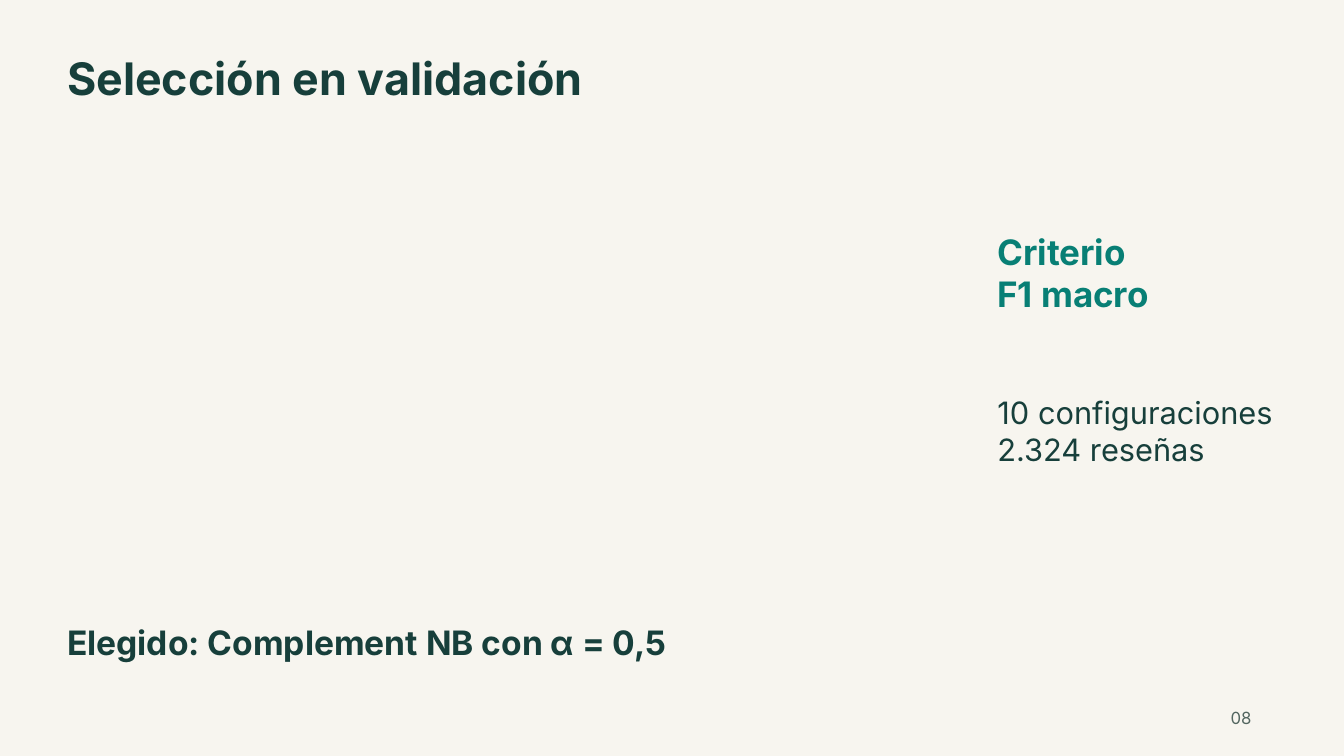
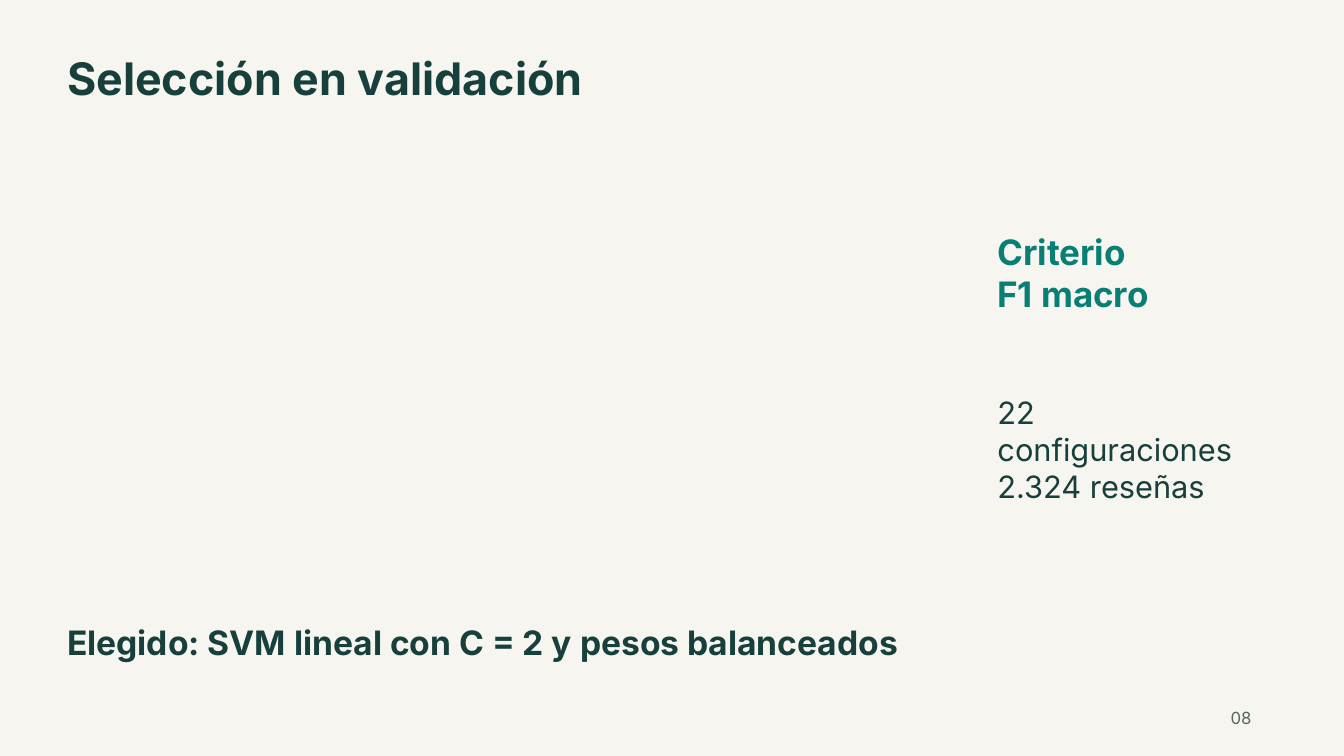
Before and after one commit to bvelastegui/hotel-reviews-ml, a slide deck: slide 8 of entregables/presentacion.pptx. Drawn at 1344x756 pixels with LibreOffice and Linux fonts; fonts in the diff are those of the drawing. Boxes give left, top, right and bottom in pixels: in the first picture for what was removed or moved away, otherwise in the second. Text is boxed around its words. In the diff, an @@ line names an element or a change of style, - is before the commit and + after.

```diff
--- a/entregables/presentacion.pptx
+++ b/entregables/presentacion.pptx
@@ text at <box>997,401,1232,468</box>: text changed @@
-10 configuraciones
+22 configuraciones
@@ text at <box>67,629,898,663</box>: text changed @@
-Elegido: Complement NB con α = 0,5
+Elegido: SVM lineal con C = 2 y pesos balanceados
```
Also in this commit, not shown: 10 other slides changed, 4 slides added, 1 slide removed, 3 other files.
